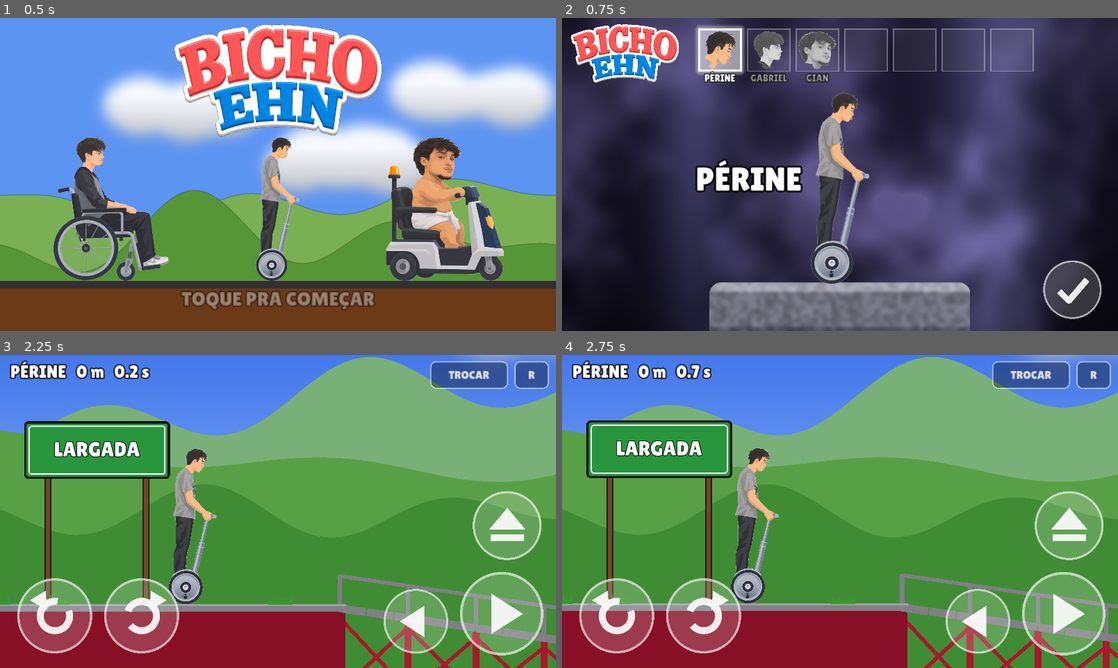
Above: before the commit, frames 1-4 (two rows, left to right).
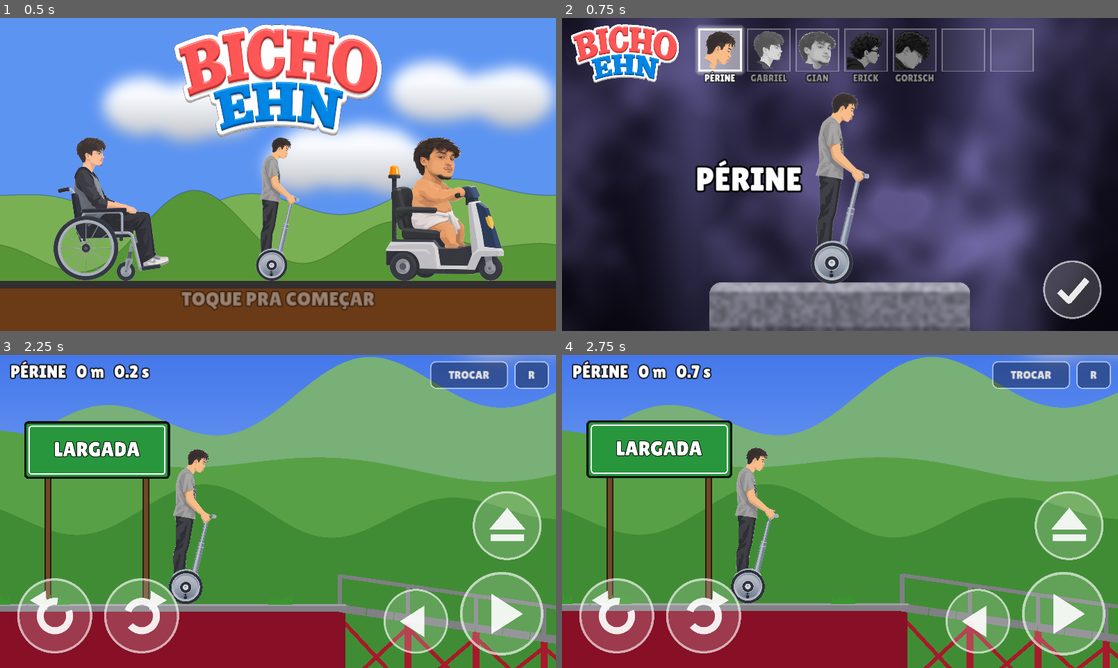
Above: after the commit, the same moments.

Repository: site-oficial-br-y/variant.agencia
Game: Godot game, scene res://levels/Abertura.tscn
The game is run twice, just before and just after one commit, with the same random seed, the same clock (stepped at 60 frames per second) and the same inputs.
Inputs (mouse positions are in pixels of both pictures, inside the frame that each line leads up to):
- Up to frame 1 (0.5 s): no input
- Up to frame 2 (0.75 s): tap Enter at 0.5 s; move the mouse to (962, 158) at 0.52 s; hold D from 0.53 s (still down); hold Shift (especial) from 0.53 s (still down); tap Space (eject) at 0.6 s; click (962, 158) at 0.67 s
- Up to frame 3 (2.25 s): release D at 1.25 s; release Shift (especial) at 1.25 s; click (511, 627) at 1.25 s; click "FASE 1" at 2 s
- Up to frame 4 (2.75 s): no input

Frame 1 is identical in both runs. In frame 2, 1.3% of the frame differs, in the area x 51-67%, y 4-21%; in frame 3, 0.2%; in frame 4, 0.3%.

Commit message:
WIP Bicho Ehn: Erick (monociclo) e Gorisch (cadeira gamer), piloto animado
- Recorte dos dois personagens (roda com raios completada por espelho; corpo do
  Gorisch da imagem sem cadeira, alinhado pela cabeca)
- Monociclo sem equilibrio automatico; bot equilibra com PD
- Cadeira gamer com turbo, entre-eixos largo
- Piloto montado em nos articulados com molas (corpo, cabeca, braco, pernas)
- Licoes na skill

Co-Authored-By: Claude Opus 5.5 <noreply@anthropic.com>
Claude-Session: https://claude.ai/code/session_014hX2KsBke7Sq6MsZDXhCCQ

Diff:
--- a/jogo-godot/actors/Player.gd
+++ b/jogo-godot/actors/Player.gd
@@ -16,6 +16,7 @@
 @export var balance_damping: float = 14.0
 @export var velocidade: float = 1.6           # multiplica a velocidade máxima no plano
 @export var aceleracao: float = 900.0         # px/s² de jogo: ~0,5 s real até a máxima, e ainda sobe rampa de 27°
+@export var equilibrio_mono: float = 14.0      # força dos botões de girar no monociclo
 @export var arrasto: float = 0.15             # resistência do ar: descida chega num limite em vez de disparar
 @export var limiar_sangue: float = 420.0       # Δv (px/s) num passo que já espirra sangue
 @export var limiar_arranca: float = 2700.0     # Δv que arranca o membro
@@ -37,6 +38,11 @@
 var v_roda_ant := Vector2.ZERO
 var montado := true
 var massa_total := 1.0
+var membros: Dictionary = {}            # corpo -> Node2D articulado (montado: animado por molas)
+var _mola: Dictionary = {}              # corpo -> [ângulo, velocidade]
+var _v_chassi_ant := Vector2.ZERO
+var _t_anim := 0.0
+var _ac := Vector2.ZERO                 # aceleração do veículo suavizada (para o corpo reagir)
 var fogo: CPUParticles2D                 # jato do turbo (cadeira e scooter)
 var _espera_pulo := 0.0
 var _som_turbo := 0.0
@@ -186,23 +192,85 @@
 		s.position = centro_peca(k) - origem
 		chassi.add_child(s)
 
-	if not ch["auto_equilibrio"]:
+	if ch.has("poly"):
 		_montar_turbo(ch)
 	boneco = Node2D.new()
 	chassi.add_child(boneco)
 	var sensor := Area2D.new()
 	sensor.collision_layer = 0
 	sensor.collision_mask = 0b10001           # mundo + perigo pesado (bola de demolição)
+	_montar_membros()
 	for corpo in D["piloto"]:
-		for k in _pecas_do(corpo):
-			var s := _sprite(k)
-			s.position = centro_peca(k) - origem
-			boneco.add_child(s)
-			sprites[k] = s
 		sensor.add_child(_forma_cs(corpo, origem))
 	chassi.add_child(sensor)
 	sensor.body_entered.connect(_on_corpo_bateu)
 	montado = true
+
+## piloto montado em articulações: tronco gira no quadril, os outros nas juntas do
+## parts.json. Só visual (a colisão do sensor fica fixa no chassi).
+func _montar_membros() -> void:
+	var raiz := "tronco"
+	var piv_raiz := centro_peca(raiz)
+	for j in D["juntas"]:
+		if j["a"] == raiz and (str(j["b"]).begins_with("perna") or j["b"] == "coxa"):
+			piv_raiz = v2(j["p"])
+			break
+	var pivos := {raiz: piv_raiz}
+	membros[raiz] = _membro(raiz, boneco, piv_raiz - origem, piv_raiz)
+	for j in D["juntas"]:
+		var pai: String = j["a"]
+		var filho: String = j["b"]
+		if not membros.has(pai):
+			continue
+		var p := v2(j["p"])
+		pivos[filho] = p
+		membros[filho] = _membro(filho, membros[pai], p - (pivos[pai] as Vector2), p)
+	for c in membros:
+		_mola[c] = [0.0, 0.0]
+
+func _membro(corpo: String, pai: Node, pos: Vector2, pivo_arte: Vector2) -> Node2D:
+	var n := Node2D.new()
+	n.position = pos
+	pai.add_child(n)
+	for k in _pecas_do(corpo):
+		var s := _sprite(k)
+		s.position = centro_peca(k) - pivo_arte
+		n.add_child(s)
+		sprites[k] = s
+	return n
+
+## o boneco montado se mexe: corpo inclina com a aceleração, cabeça chacoalha
+## nas pancadas (mola frouxa), braço balança, perna pedala o monociclo e as das
+## cadeiras balançam soltas
+func _animar(delta: float) -> void:
+	_t_anim += delta
+	var v := chassi.linear_velocity
+	var a := (v - _v_chassi_ant) / maxf(delta, 0.001)
+	_v_chassi_ant = v
+	_ac = _ac.lerp(a.clamp(Vector2(-9000, -9000), Vector2(9000, 9000)), 0.35)
+	var ax := _ac.x * cos(chassi.rotation) + _ac.y * sin(chassi.rotation)
+	var ay := -_ac.x * sin(chassi.rotation) + _ac.y * cos(chassi.rotation)
+	var vel := clampf(chassi.linear_velocity.length() / 1500.0, 0.0, 1.5)   # chacoalha mais quanto mais rápido
+	var corpo_alvo := clampf(-ax * 0.00005, -0.3, 0.3) + (0.035 + 0.03 * vel) * sin(_t_anim * (2.3 + 3.0 * vel))
+	var alvos := {"tronco": [corpo_alvo, 45.0, 9.0],
+		"cabeca": [corpo_alvo * 0.5 - clampf(ay * 0.00006, -0.4, 0.4) + 0.04 * vel * sin(_t_anim * 7.0), 60.0, 4.5],
+		"braco": [clampf(-ax * 0.00005, -0.4, 0.4) + 0.05 * sin(_t_anim * 1.7 + 1.0), 35.0, 5.0]}
+	var solto := clampf(-ax * 0.00008, -0.5, 0.5) + (0.07 + 0.08 * vel) * sin(_t_anim * (3.1 + 4.0 * vel))
+	for c in ["perna", "perna2", "coxa", "canela"]:
+		alvos[c] = [solto * (0.4 if c == "coxa" else 1.0), 22.0, 3.0]
+	if D["chassi"].get("monociclo", false) and membros.has("perna"):
+		alvos.erase("perna")                       # pedal: segue o giro da roda
+		(membros["perna"] as Node2D).rotation = 0.38 * sin(roda_motriz.rotation)
+	elif D["chassi"]["auto_equilibrio"] and membros.has("perna"):
+		alvos["perna"] = [-corpo_alvo * 0.6, 40.0, 8.0]
+	for c in alvos:
+		if not membros.has(c):
+			continue
+		var m: Array = _mola[c]
+		var alvo: float = alvos[c][0]
+		m[1] += ((alvo - float(m[0])) * float(alvos[c][1]) - float(m[1]) * float(alvos[c][2])) * delta
+		m[0] = clampf(float(m[0]) + float(m[1]) * delta, -0.7, 0.7)
+		(membros[c] as Node2D).rotation = m[0]
 
 ## bocal de jato na traseira + partículas de fogo que só saem com o turbo ligado
 func _montar_turbo(ch: Dictionary) -> void:
@@ -274,6 +342,8 @@
 ## botão especial: Périne pula com o segway; Gabriel e Gian ligam o turbo
 func _especial(ch: Dictionary, delta: float) -> void:
 	_espera_pulo -= delta
+	if ch.get("monociclo", false):
+		return
 	if ch["auto_equilibrio"]:
 		if Input.is_action_just_pressed("especial") and _espera_pulo <= 0.0 and _no_chao():
 			_espera_pulo = 0.5
@@ -323,6 +393,7 @@
 	if montado:
 		_dirigir()
 		_especial(D["chassi"], delta)
+		_animar(delta)
 	else:
 		_checar_pancadas()
 
@@ -332,16 +403,21 @@
 func _dirigir() -> void:
 	var ch: Dictionary = D["chassi"]
 	var equilibra: bool = ch["auto_equilibrio"]
+	var mono: bool = ch.get("monociclo", false)
 	var dir := Input.get_axis("brake", "accelerate")
 	if dir != 0.0 and chassi.linear_velocity.length() < ch["vmax"] * velocidade:
 		var forca := massa_total * aceleracao       # arranque gradual, igual para os três
-		if equilibra:   # segway: empurra embaixo, o equilíbrio segura
+		if mono:        # monociclo: pedala no eixo; o corpo fica pra trás e você tem que se jogar pra frente
+			chassi.apply_force(Vector2(dir * forca, 0.0), roda_motriz.global_position - chassi.global_position)
+		elif equilibra:   # segway: empurra embaixo, o equilíbrio segura
 			var baixo: float = (roda_motriz.global_position - chassi.global_position).length() * 0.8
 			chassi.apply_force(Vector2(dir * forca, 0.0), Vector2(0, baixo).rotated(chassi.rotation))
 		else:           # 2 rodas: pelo centro de massa, sem empinar sozinho (empinar é no botão)
 			chassi.apply_central_force(Vector2(dir * forca, 0.0))
 	var lean := Input.get_axis("lean_back", "lean_fwd")
-	if equilibra:   # girar muda o ângulo-alvo; o equilíbrio nunca desliga (desligar fazia tombar)
+	if mono:        # sem ajuda nenhuma: só amortece o giro um pouco pra dar tempo de corrigir
+		chassi.apply_torque(inercia_chassi * (lean * equilibrio_mono - chassi.angular_velocity * 1.6))
+	elif equilibra:   # girar muda o ângulo-alvo; o equilíbrio nunca desliga (desligar fazia tombar)
 		var alvo := lean * 0.45
 		chassi.apply_torque(inercia_chassi * (-(chassi.rotation - alvo) * balance_stiffness
 			- chassi.angular_velocity * balance_damping))
@@ -357,7 +433,7 @@
 	if dv > 700.0:                       # pouso / batida do veículo
 		Audio.tocar("impacto_leve" if dv < 1600.0 else "metal", dv / 2500.0)
 		bateu_chao.emit(roda_motriz.global_position + Vector2(0, (roda_motriz.get_child(0).shape as CircleShape2D).radius), dv / 2000.0)
-	var tomba := deg_to_rad(78.0 if equilibra else 115.0)
+	var tomba := deg_to_rad(65.0 if mono else (78.0 if equilibra else 115.0))
 	if dv > limiar_queda_montado or absf(chassi.rotation) > tomba \
 			or chassi.global_position.y > (fundo_y if fundo_y < INF else chao_y + 900.0):
 		soltar_ragdoll(_vel(), false)
@@ -379,6 +455,8 @@
 	if not montado:
 		return
 	montado = false
+	for c in membros:                              # volta à pose da arte antes de virar ragdoll
+		(membros[c] as Node2D).rotation = 0.0
 	Audio.motor(false)
 	if fogo:
 		fogo.emitting = false
--- /dev/null
+++ b/jogo-godot/assets/gamer/parts.json
@@ -0,0 +1,317 @@
+{
+ "nome": "gamer",
+ "src_w": 1024,
+ "src_h": 1536,
+ "ordem": [
+  "cadeira",
+  "roda0",
+  "roda1",
+  "perna2",
+  "tronco",
+  "apoio",
+  "coxa",
+  "canela",
+  "braco",
+  "cabeca"
+ ],
+ "pecas": {
+  "perna2": {
+   "x": 748,
+   "y": 835,
+   "w": 238,
+   "h": 523
+  },
+  "tronco": {
+   "x": 145,
+   "y": 360,
+   "w": 755,
+   "h": 801
+  },
+  "coxa": {
+   "x": 530,
+   "y": 861,
+   "w": 225,
+   "h": 200
+  },
+  "canela": {
+   "x": 545,
+   "y": 1021,
+   "w": 263,
+   "h": 436
+  },
+  "braco": {
+   "x": 428,
+   "y": 532,
+   "w": 348,
+   "h": 168
+  },
+  "cabeca": {
+   "x": 374,
+   "y": 205,
+   "w": 284,
+   "h": 277
+  },
+  "cadeira": {
+   "x": 29,
+   "y": 180,
+   "w": 794,
+   "h": 1212
+  },
+  "roda0": {
+   "x": 40,
+   "y": 1295,
+   "w": 64,
+   "h": 64
+  },
+  "roda1": {
+   "x": 321,
+   "y": 1327,
+   "w": 72,
+   "h": 70
+  },
+  "apoio": {
+   "x": 150,
+   "y": 732,
+   "w": 456,
+   "h": 337
+  }
+ },
+ "corpo_de": {
+  "cadeira": "chassi",
+  "apoio": "chassi",
+  "roda0": "roda0",
+  "roda1": "chassi",
+  "cabeca": "cabeca",
+  "tronco": "tronco",
+  "braco": "braco",
+  "coxa": "coxa",
+  "canela": "canela",
+  "perna2": "perna2"
+ },
+ "piloto": [
+  "tronco",
+  "cabeca",
+  "braco",
+  "coxa",
+  "canela",
+  "perna2"
+ ],
+ "rodas": [
+  {
+   "corpo": "roda0",
+   "c": [
+    71.0,
+    1327.0
+   ],
+   "r": 88,
+   "massa": 1.0,
+   "motriz": true
+  },
+  {
+   "corpo": "roda1",
+   "c": [
+    600.0,
+    1328.0
+   ],
+   "r": 88,
+   "massa": 1.0,
+   "motriz": false
+  }
+ ],
+ "chassi": {
+  "massa": 8.0,
+  "auto_equilibrio": false,
+  "vmax": 800.0,
+  "forca": 0.0,
+  "poly": [
+   [
+    60,
+    180
+   ],
+   [
+    330,
+    180
+   ],
+   [
+    330,
+    880
+   ],
+   [
+    620,
+    990
+   ],
+   [
+    620,
+    1080
+   ],
+   [
+    420,
+    1100
+   ],
+   [
+    420,
+    1250
+   ],
+   [
+    620,
+    1250
+   ],
+   [
+    600,
+    1300
+   ],
+   [
+    40,
+    1300
+   ],
+   [
+    130,
+    1060
+   ],
+   [
+    60,
+    900
+   ]
+  ]
+ },
+ "corpos": {
+  "cabeca": {
+   "massa": 1.0,
+   "forma": [
+    "circ",
+    [
+     520,
+     330
+    ],
+    130
+   ]
+  },
+  "tronco": {
+   "massa": 3.0,
+   "forma": [
+    "caps",
+    [
+     400,
+     470
+    ],
+    [
+     560,
+     900
+    ],
+    170
+   ]
+  },
+  "braco": {
+   "massa": 0.6,
+   "forma": [
+    "caps",
+    [
+     470,
+     640
+    ],
+    [
+     740,
+     560
+    ],
+    55
+   ]
+  },
+  "coxa": {
+   "massa": 1.2,
+   "forma": [
+    "caps",
+    [
+     560,
+     930
+    ],
+    [
+     700,
+     1000
+    ],
+    95
+   ]
+  },
+  "canela": {
+   "massa": 1.0,
+   "forma": [
+    "caps",
+    [
+     660,
+     1060
+    ],
+    [
+     668,
+     1300
+    ],
+    70
+   ]
+  },
+  "perna2": {
+   "massa": 1.6,
+   "forma": [
+    "caps",
+    [
+     830,
+     900
+    ],
+    [
+     850,
+     1190
+    ],
+    72
+   ]
+  }
+ },
+ "juntas": [
+  {
+   "a": "tronco",
+   "b": "cabeca",
+   "p": [
+    490,
+    462
+   ],
+   "lim": 40,
+   "teste": 20
+  },
+  {
+   "a": "tronco",
+   "b": "braco",
+   "p": [
+    470,
+    640
+   ],
+   "lim": 80,
+   "teste": -40
+  },
+  {
+   "a": "tronco",
+   "b": "coxa",
+   "p": [
+    560,
+    930
+   ],
+   "lim": 70,
+   "teste": -30
+  },
+  {
+   "a": "coxa",
+   "b": "canela",
+   "p": [
+    680,
+    1030
+   ],
+   "lim": 75,
+   "teste": 35
+  },
+  {
+   "a": "tronco",
+   "b": "perna2",
+   "p": [
+    800,
+    870
+   ],
+   "lim": 70,
+   "teste": 30
+  }
+ ]
+}
--- /dev/null
+++ b/jogo-godot/assets/monociclo/parts.json
@@ -0,0 +1,180 @@
+{
+ "nome": "monociclo",
+ "src_w": 1164,
+ "src_h": 1351,
+ "ordem": [
+  "roda",
+  "quadro",
+  "tronco",
+  "perna",
+  "cabeca",
+  "braco"
+ ],
+ "pecas": {
+  "roda": {
+   "x": 366,
+   "y": 885,
+   "w": 406,
+   "h": 420
+  },
+  "quadro": {
+   "x": 416,
+   "y": 640,
+   "w": 181,
+   "h": 473
+  },
+  "tronco": {
+   "x": 360,
+   "y": 200,
+   "w": 276,
+   "h": 447
+  },
+  "perna": {
+   "x": 455,
+   "y": 598,
+   "w": 313,
+   "h": 517
+  },
+  "cabeca": {
+   "x": 522,
+   "y": 28,
+   "w": 232,
+   "h": 244
+  },
+  "braco": {
+   "x": 470,
+   "y": 300,
+   "w": 200,
+   "h": 392
+  }
+ },
+ "corpo_de": {
+  "roda": "roda0",
+  "quadro": "chassi",
+  "cabeca": "cabeca",
+  "tronco": "tronco",
+  "braco": "braco",
+  "perna": "perna"
+ },
+ "piloto": [
+  "tronco",
+  "cabeca",
+  "braco",
+  "perna"
+ ],
+ "rodas": [
+  {
+   "corpo": "roda0",
+   "c": [
+    568.0,
+    1098.0
+   ],
+   "r": 203,
+   "massa": 2.0,
+   "motriz": true
+  }
+ ],
+ "chassi": {
+  "massa": 5.0,
+  "auto_equilibrio": false,
+  "monociclo": true,
+  "vmax": 820.0,
+  "forca": 0.0,
+  "mastro": {
+   "x": 540.0,
+   "y0": 640.0,
+   "y1": 1098.0,
+   "w": 90.0
+  }
+ },
+ "corpos": {
+  "cabeca": {
+   "massa": 0.8,
+   "forma": [
+    "circ",
+    [
+     632,
+     132
+    ],
+    112
+   ]
+  },
+  "tronco": {
+   "massa": 2.0,
+   "forma": [
+    "caps",
+    [
+     500,
+     290
+    ],
+    [
+     480,
+     600
+    ],
+    120
+   ]
+  },
+  "braco": {
+   "massa": 0.5,
+   "forma": [
+    "caps",
+    [
+     545,
+     335
+    ],
+    [
+     640,
+     670
+    ],
+    42
+   ]
+  },
+  "perna": {
+   "massa": 1.4,
+   "forma": [
+    "caps",
+    [
+     485,
+     625
+    ],
+    [
+     625,
+     1050
+    ],
+    66
+   ]
+  }
+ },
+ "juntas": [
+  {
+   "a": "tronco",
+   "b": "cabeca",
+   "p": [
+    600,
+    252
+   ],
+   "lim": 40,
+   "teste": 25
+  },
+  {
+   "a": "tronco",
+   "b": "braco",
+   "p": [
+    545,
+    325
+   ],
+   "lim": 80,
+   "teste": -45
+  },
+  {
+   "a": "tronco",
+   "b": "perna",
+   "p": [
+    483,
+    617
+   ],
+   "lim": 70,
+   "teste": 30
+  }
+ ]
+}
--- a/jogo-godot/autoload/Game.gd
+++ b/jogo-godot/autoload/Game.gd
@@ -9,7 +9,7 @@
 var personagem: String = "segway"
 var fase: int = 1
 const FASES := ["FASE 1", "FASE 2", "FASE 3"]
-const NOMES := {"segway": "PÉRINE", "cadeira": "GABRIEL", "scooter": "GIAN"}
+const NOMES := {"segway": "PÉRINE", "cadeira": "GABRIEL", "scooter": "GIAN", "monociclo": "ERICK", "gamer": "GORISCH"}
 const RITMO := 3.0                   # mundo 3x mais rápido: queda pesada e ritmo de Happy Wheels
 const ARQ_PROGRESSO := "user://progresso.cfg"
 var checkpoint_x: float = -1.0       # -1 = começa do início; sobrevive ao reinício (R)
--- a/jogo-godot/autoload/Playtest.gd
+++ b/jogo-godot/autoload/Playtest.gd
@@ -110,6 +110,10 @@
 		_soltar()
 		if not fase.player.montado:
 			continue
+		if fase.player.D["chassi"].get("monociclo", false) and estrategia != "busca":   # equilibra até esperando
+			var u0: float = fase.player.chassi.rotation + 0.35 * fase.player.chassi.angular_velocity
+			if u0 < -0.03: Input.action_press("lean_fwd")
+			elif u0 > 0.03: Input.action_press("lean_back")
 		if estrategia == "reativo_espera" and (_esperar_pendulo(foco) or _esperar_prensa(foco)):
 			parado = 0.0
 			Input.action_press("brake") if fase.player.chassi.linear_velocity.x > 30.0 else null
@@ -130,7 +134,11 @@
 					re_ate = -1.0
 					parado = 0.0
 				Input.action_press("accelerate")
-			if rot < -0.3: Input.action_press("lean_fwd")
+			if fase.player.D["chassi"].get("monociclo", false):   # monociclo: equilibra o tempo todo
+				var u: float = fase.player.chassi.rotation + 0.35 * fase.player.chassi.angular_velocity
+				if u < -0.03: Input.action_press("lean_fwd")
+				elif u > 0.03: Input.action_press("lean_back")
+			elif rot < -0.3: Input.action_press("lean_fwd")
 			elif rot > 0.3: Input.action_press("lean_back")
 		else:
 			if fase.tempo >= macro_ate:
--- a/jogo-godot/levels/Main.gd
+++ b/jogo-godot/levels/Main.gd
@@ -763,7 +763,7 @@
 		[_toque("re", Vector2.ZERO, 155, "brake"), func(v: Vector2) -> Vector2: return Vector2(v.x - 400, v.y - 185)],
 		[_toque("gas", Vector2.ZERO, 200, "accelerate"), func(v: Vector2) -> Vector2: return Vector2(v.x - 225, v.y - 225)],
 		[_toque("pula" if Game.personagem == "segway" else "turbo", Vector2.ZERO, 165, "especial"),
-			func(v: Vector2) -> Vector2: return Vector2(v.x - 195, v.y - 410)],
+			func(v: Vector2) -> Vector2: return Vector2(v.x - 195, v.y - 410) if Game.personagem != "monociclo" else Vector2(-9999, 0)],
 		[_botao("R", Vector2.ZERO, Vector2(80, 64), "reset"), func(v: Vector2) -> Vector2: return Vector2(v.x - 96, 14)],
 		[_botao("TROCAR", Vector2.ZERO, Vector2(180, 64), "menu"), func(v: Vector2) -> Vector2: return Vector2(v.x - 290, 14)],
 	]
@@ -841,7 +841,25 @@
 	_fim(false, "cabeca")
 
 # ---------- teste automatizado de física (headless) ----------
+## monociclo não se equilibra sozinho: no teste, um controle simples segura ele
+## (prova que dá pra equilibrar com os botões de girar)
+func _equilibrar_mono() -> void:
+	while is_instance_valid(player) and player.montado and _equilibrando:
+		await get_tree().physics_frame
+		var u := player.chassi.rotation + 0.35 * player.chassi.angular_velocity
+		Input.action_release("lean_fwd")
+		Input.action_release("lean_back")
+		if u < -0.03:
+			Input.action_press("lean_fwd")
+		elif u > 0.03:
+			Input.action_press("lean_back")
+
+var _equilibrando := false
+
 func _rodar_teste() -> void:
+	if player.D["chassi"].get("monociclo", false):
+		_equilibrando = true
+		_equilibrar_mono()
 	await _esperar(1.0)
 	print("[SPAWN 1s] rotacao=%.3f" % absf(player.chassi.rotation))
 	await _esperar(5.0)
@@ -858,6 +876,7 @@
 	print("[DRIVE] avancou dx=%.1f  rotacao=%.3f" % [dx, rot_drive])
 
 	await _testar_especial()
+	_equilibrando = false
 	player.soltar_ragdoll(player.chassi.linear_velocity, true)
 	await _esperar(1.3)
 	var vmax := 0.0
@@ -885,6 +904,8 @@
 ## botão especial: pulo do segway sobe de verdade; turbo passa da velocidade máxima
 func _testar_especial() -> void:
 	var ch: Dictionary = player.D["chassi"]
+	if ch.get("monociclo", false):
+		return
 	if ch["auto_equilibrio"]:
 		await _esperar(1.0)
 		var y0 := player.chassi.global_position.y
--- a/jogo-godot/levels/Menu.gd
+++ b/jogo-godot/levels/Menu.gd
@@ -2,7 +2,7 @@
 ## Seleção de personagem no estilo Happy Wheels: rostos em quadros no topo,
 ## o escolhido grande em cima da pedra, ✓ pra confirmar.
 
-const OPCOES := ["segway", "cadeira", "scooter"]
+const OPCOES := ["segway", "cadeira", "scooter", "monociclo", "gamer"]
 const SLOTS := 7                    # quadros vazios = personagens que ainda vão vir
 
 var atual := 0
Binary file added: jogo-godot/assets/gamer/apoio.png
Not shown, added: jogo-godot/assets/gamer/apoio.png.import
Binary file added: jogo-godot/assets/gamer/braco.png
Not shown, added: jogo-godot/assets/gamer/braco.png.import
Binary file added: jogo-godot/assets/gamer/cabeca.png
Not shown, added: jogo-godot/assets/gamer/cabeca.png.import
Binary file added: jogo-godot/assets/gamer/cadeira.png
Not shown, added: jogo-godot/assets/gamer/cadeira.png.import
Binary file added: jogo-godot/assets/gamer/canela.png
Not shown, added: jogo-godot/assets/gamer/canela.png.import
Binary file added: jogo-godot/assets/gamer/coxa.png
Not shown, added: jogo-godot/assets/gamer/coxa.png.import
(and 40 more such lines)
